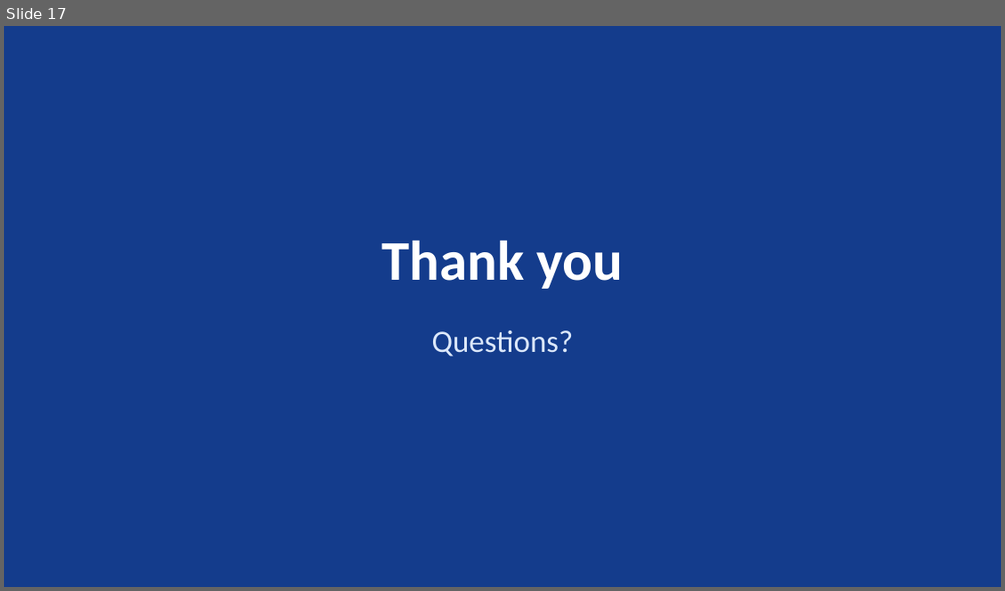
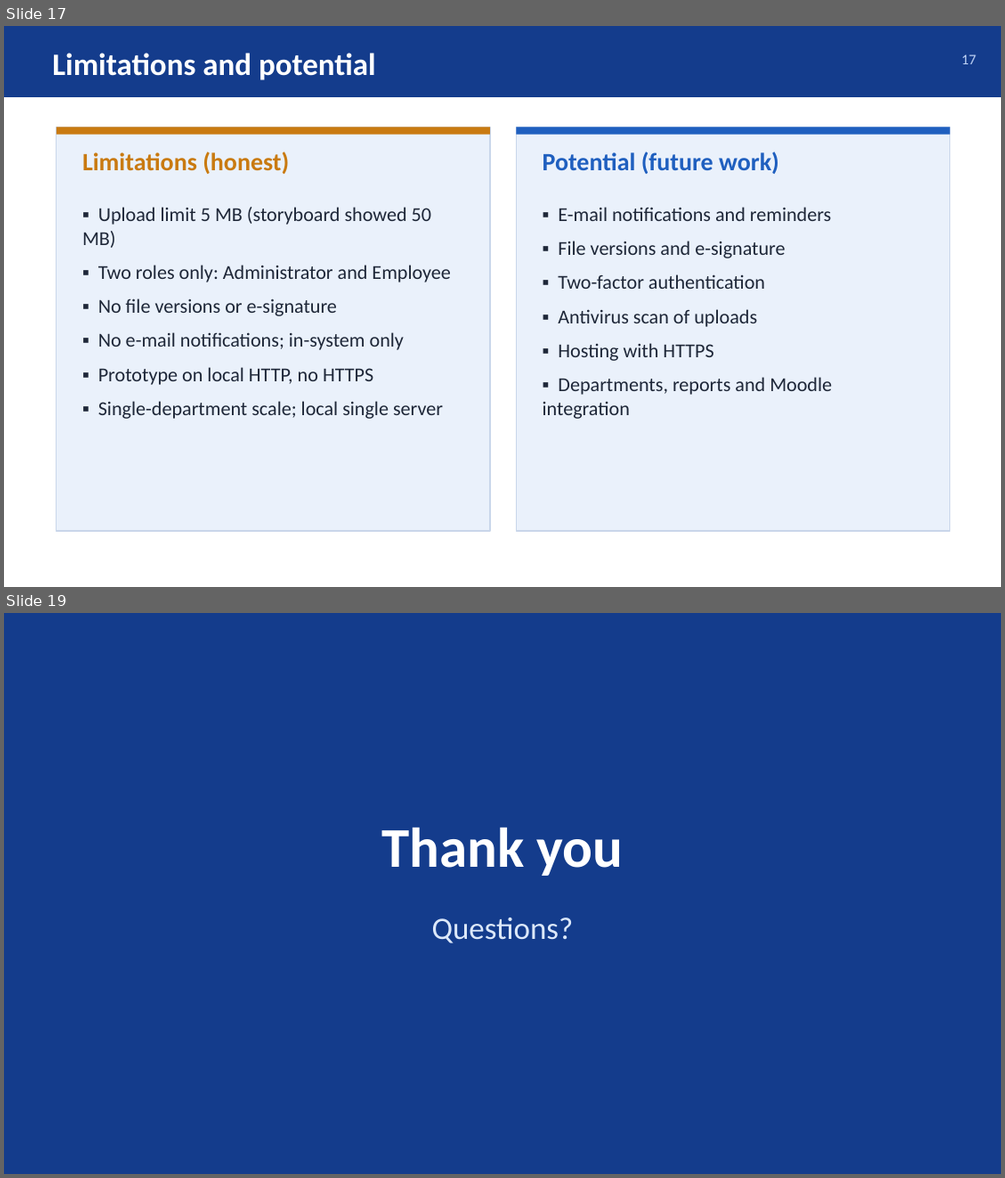
Before and after one commit to osmansalarov/ECMS-FYP2, a slide deck: docs/ECMS_FYP2_M2_Presentation.pptx. Shown one above the other, each under a label of ours: slide 17 before the commit, slides 17 and 19 after it; the slides between them are not shown. The pictures are 1005x591 and 1005x1178 pixels, drawn with LibreOffice and Linux fonts; fonts in the diff are those of the drawing. Boxes give left, top, right and bottom in pixels: in the first picture for what was removed or moved away, otherwise in the second. Text is boxed around its words. In the diff, an @@ line names an element or a change of style, - is before the commit and + after.

```diff
--- a/docs/ECMS_FYP2_M2_Presentation.pptx
+++ b/docs/ECMS_FYP2_M2_Presentation.pptx
@@ slide 17 added at [4, 26, 1001, 587], background #FFFFFF @@
@@ rectangle added at [4, 26, 1001, 97], fill #143C8C @@
@@ text added at [52, 53, 376, 80], 30 pt, text #FFFFFF, bold @@
+Limitations and potential
@@ text added at [962, 54, 977, 64], 14 pt, text #BFD3F5 @@
+17
@@ rectangle added at [57, 127, 490, 531], fill #EAF1FB, outline #C9D6EA 1 pt @@
@@ rectangle added at [57, 127, 490, 135], fill #C97A10 @@
@@ rectangle added at [517, 127, 950, 531], fill #EAF1FB, outline #C9D6EA 1 pt @@
@@ rectangle added at [517, 127, 950, 135], fill #1F5FBF @@
@@ text added at [82, 151, 289, 174], 24 pt, text #C97A10, bold @@
+Limitations (honest)
@@ text added at [542, 151, 779, 174], 24 pt, text #1F5FBF, bold @@
+Potential (future work)
@@ text added at [82, 207, 450, 418], 19 pt, text #1E2738 @@
+▪ Upload limit 5 MB (storyboard showed 50 MB)
+▪ Two roles only: Administrator and Employee
+▪ No file versions or e-signature
+▪ No e-mail notifications; in-system only
+▪ Prototype on local HTTP, no HTTPS
+▪ Single-department scale; local single server
@@ text added at [542, 207, 832, 418], 19 pt, text #1E2738 @@
+▪ E-mail notifications and reminders
+▪ File versions and e-signature
+▪ Two-factor authentication
+▪ Antivirus scan of uploads
+▪ Hosting with HTTPS
+▪ Departments, reports and Moodle integration
@@ what was slide 17 is now slide 19 @@
```
Also in this commit, not shown: 14 slides changed, 1 other slide added, 2 other files.
